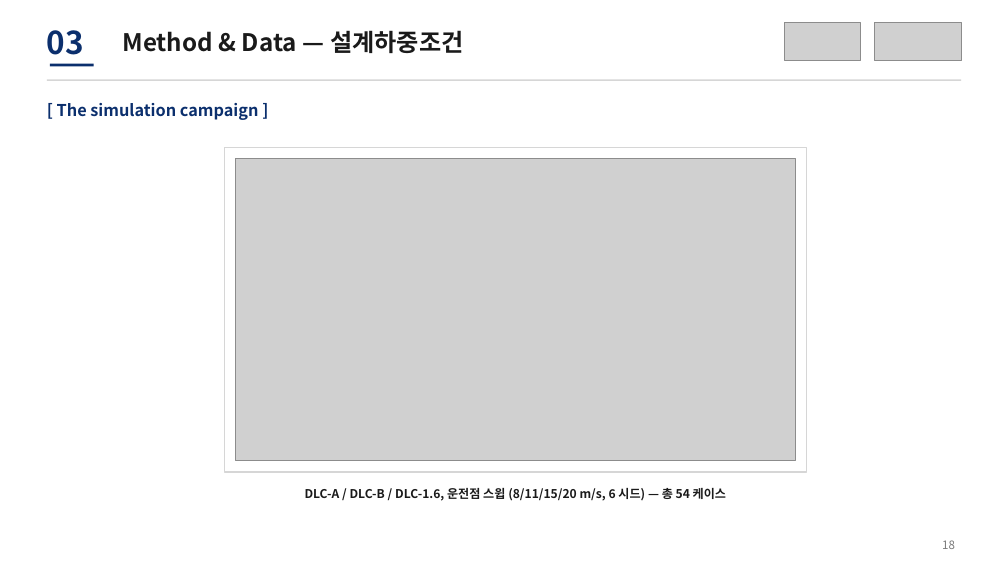
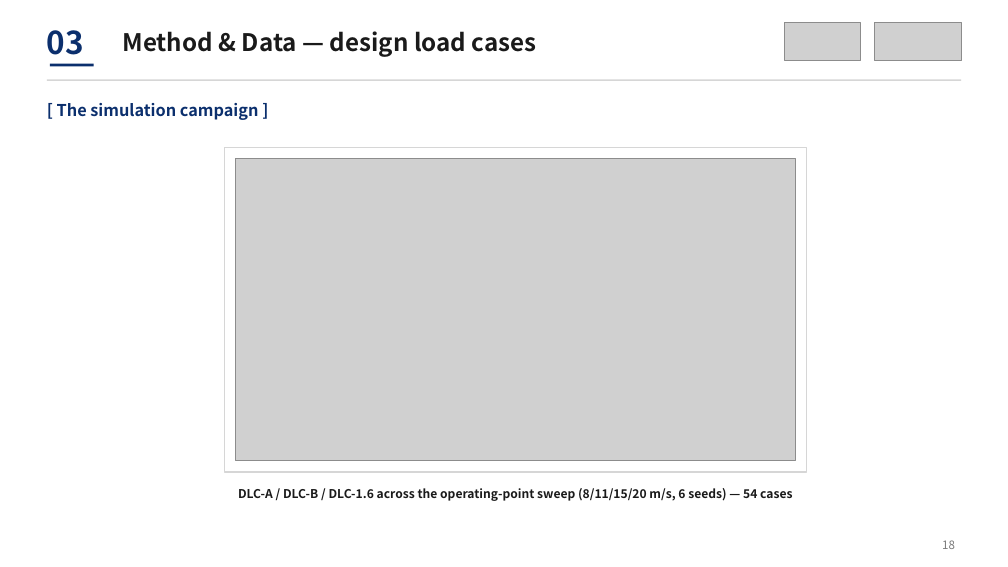
Before and after one commit to sinahdme/fowt-te-causal, a slide deck: slide 18 of reports/te-conference-talk-lab.pptx. Drawn at 1008x567 pixels with LibreOffice and Linux fonts; fonts in the diff are those of the drawing; grey boxes stand for pictures. Boxes give left, top, right and bottom in pixels: in the first picture for what was removed or moved away, otherwise in the second. Text is boxed around its words. In the diff, an @@ line names an element or a change of style, - is before the commit and + after.

```diff
--- a/reports/te-conference-talk-lab.pptx
+++ b/reports/te-conference-talk-lab.pptx
@@ text at [122, 31, 537, 57]: text changed @@
-Method & Data — 설계하중조건
+Method & Data — design load cases
@@ text at [238, 488, 792, 501]: text changed @@
-DLC-A / DLC-B / DLC-1.6, 운전점 스윕 (8/11/15/20 m/s, 6 시드) — 총 54 케이스
+DLC-A / DLC-B / DLC-1.6 across the operating-point sweep (8/11/15/20 m/s, 6 seeds) — 54 cases
```
Also in this commit, not shown: 18 other slides changed, 13 slides added, 13 slides removed, 1 other file.
